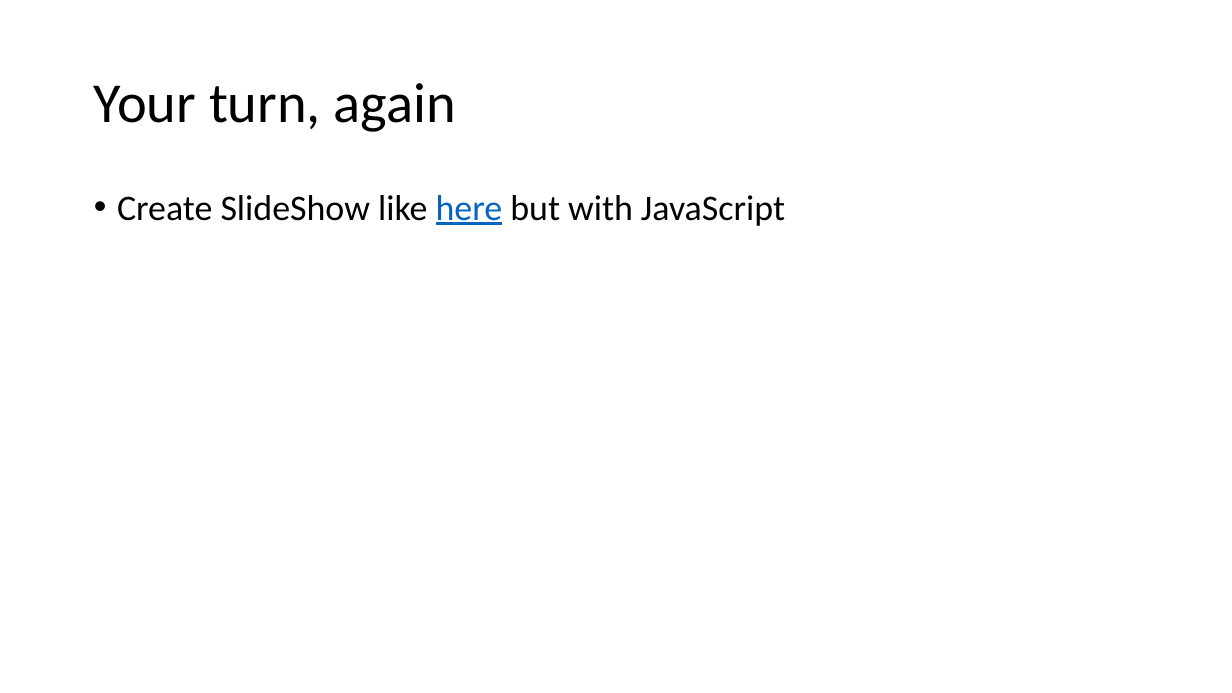
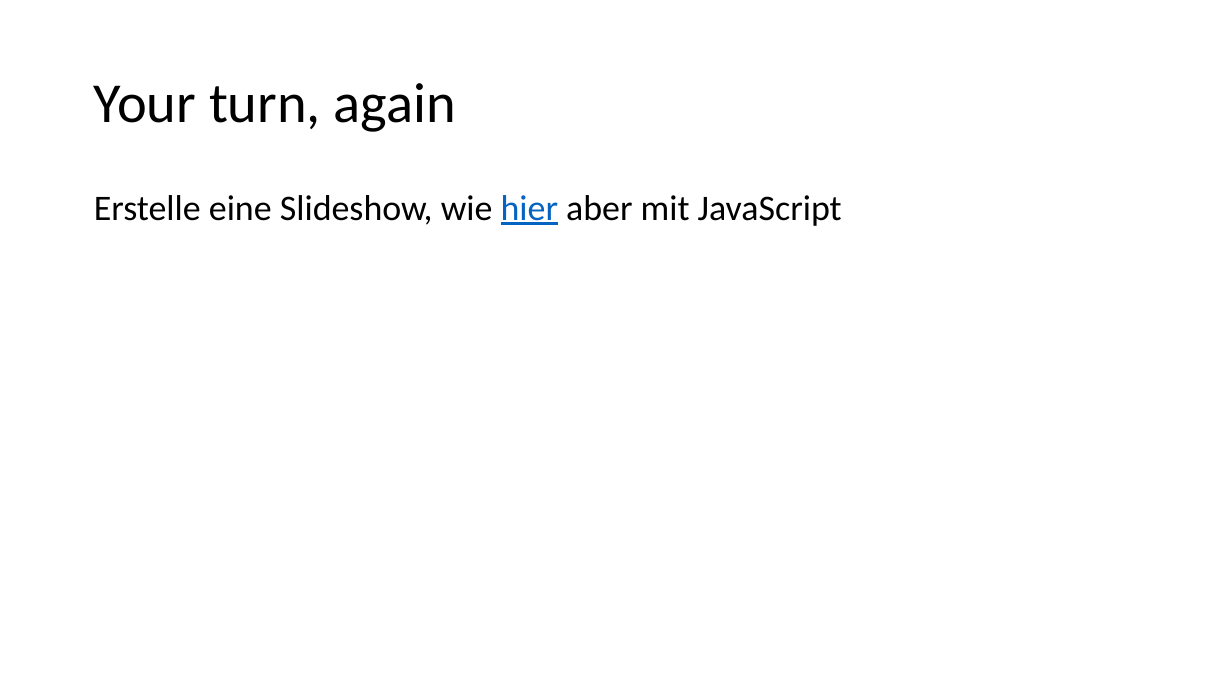
Before and after one commit to martiph/JSTraining_ICT-Campus, a slide deck: slide 23 of JSTraining.pptx. Drawn at 1232x693 pixels with LibreOffice and Linux fonts; fonts in the diff are those of the drawing. Boxes give left, top, right and bottom in pixels: in the first picture for what was removed or moved away, otherwise in the second. Text is boxed around its words. In the diff, an @@ line names an element or a change of style, - is before the commit and + after.

```diff
--- a/JSTraining.pptx
+++ b/JSTraining.pptx
@@ text at [94, 195, 842, 226]: text changed @@
-• Create SlideShow like here but with JavaScript
+Erstelle eine Slideshow, wie hier aber mit JavaScript
```
Also in this commit, not shown: 11 other slides changed.
